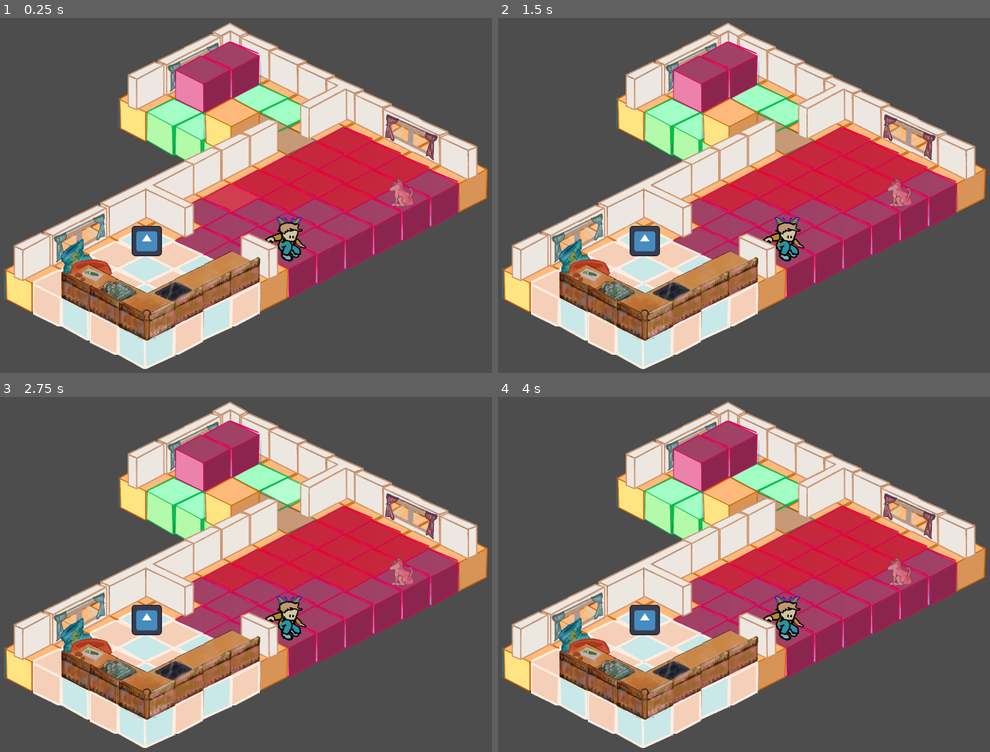
Above: before the commit, frames 1-4 (two rows, left to right).
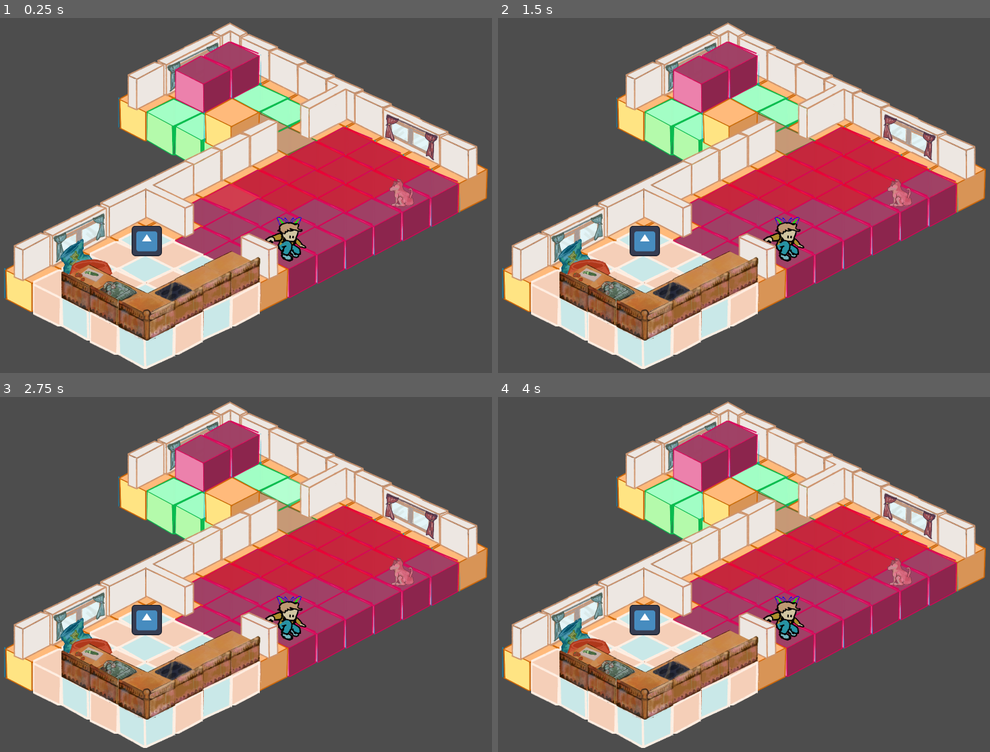
Above: after the commit, the same moments.

Repository: remimorvan/isometric-reverse-heist-simulator-2000
Game: Godot game, scene res://scenes/MainLevel.tscn
Same seed, same stepped clock (60 frames per second), same inputs: the game is played once before the commit and once after it. The engine's default icon, where the game draws it, is replaced by a stand-in: a white triangle on a blue panel in a dark square.
Inputs (mouse positions are in pixels of both pictures, inside the frame that each line leads up to):
- Up to frame 1 (0.25 s): no input
- Up to frame 2 (1.5 s): tap Enter at 0.5 s; move the mouse to (857, 181) at 0.52 s; click (857, 181) at 0.67 s; tap Space at 1.25 s; move the mouse to (630, 223) at 1.27 s; click (630, 223) at 1.42 s
- Up to frame 3 (2.75 s): tap Enter at 2 s; move the mouse to (295, 489) at 2.02 s; click (295, 489) at 2.17 s
- Up to frame 4 (4 s): tap Space at 2.75 s; move the mouse to (714, 666) at 2.77 s; click (714, 666) at 2.92 s; tap Enter at 3.5 s; move the mouse to (901, 645) at 3.52 s; click (901, 645) at 3.67 s

The runs differ from the first frame. In frame 1, 0.6% of the frame differs, in the area x 8-88%, y 5-70%; in frame 2, 0.6%; in frame 3, 0.6%; in frame 4, 0.6%.

Commit message:
Windows avec bg

Diff:
--- a/assets/layer1.tres
+++ b/assets/layer1.tres
@@ -1,18 +1,12 @@
-[gd_resource type="TileSet" load_steps=19 format=3 uid="uid://cbnffwt8jxdgo"]
+[gd_resource type="TileSet" load_steps=15 format=3 uid="uid://cbnffwt8jxdgo"]
 
-[ext_resource type="Texture2D" uid="uid://bgrxnt7l2c0wn" path="res://assets/level/espionD.png" id="1_w5i4g"]
 [ext_resource type="Texture2D" uid="uid://blpd5eaut68bn" path="res://assets/level/kitchen_tileset1.png" id="2_0rtiv"]
 [ext_resource type="Texture2D" uid="uid://tbs27svalvov" path="res://assets/level/proto_tileset.png" id="3_2tq4w"]
 [ext_resource type="Texture2D" uid="uid://cuiiudqigee7g" path="res://assets/level/tile_kitchen.png" id="4_fr7yd"]
 [ext_resource type="Texture2D" uid="uid://bwrcmk366krot" path="res://assets/level/wall_proto_1.png" id="5_w5i4g"]
-[ext_resource type="Texture2D" uid="uid://b1qxqo5a7kq1i" path="res://assets/level/espionG.png" id="6_5fqh4"]
 [ext_resource type="Texture2D" uid="uid://ch3fivva1bna8" path="res://assets/level/fenetres.png" id="7_33tc7"]
 [ext_resource type="Texture2D" uid="uid://dxp6qwnvmjya" path="res://assets/level/fenetre_arriere_plan.png" id="8_71ol0"]
 [ext_resource type="Texture2D" uid="uid://b54v1o3n287u" path="res://assets/level/wall_T_shape.png" id="9_5fqh4"]
-
-[sub_resource type="TileSetAtlasSource" id="TileSetAtlasSource_nijyf"]
-texture = ExtResource("1_w5i4g")
-texture_region_size = Vector2i(480, 240)
 
 [sub_resource type="TileSetAtlasSource" id="TileSetAtlasSource_5fqh4"]
 texture = ExtResource("2_0rtiv")
@@ -73,25 +67,21 @@
 0:1/0/texture_origin = Vector2i(0, 120)
 2:1/0 = 0
 
-[sub_resource type="TileSetAtlasSource" id="TileSetAtlasSource_idqq1"]
-texture = ExtResource("6_5fqh4")
-texture_region_size = Vector2i(480, 240)
-
 [sub_resource type="TileSetAtlasSource" id="TileSetAtlasSource_mb5di"]
 texture = ExtResource("7_33tc7")
 texture_region_size = Vector2i(720, 720)
 0:0/0 = 0
 0:0/0/texture_origin = Vector2i(120, 120)
 1:0/0 = 0
-1:0/0/texture_origin = Vector2i(-118, 110)
-2:0/0 = 0
-2:0/0/texture_origin = Vector2i(50, 105)
+1:0/0/texture_origin = Vector2i(-116, 110)
 3:0/0 = 0
 3:0/0/texture_origin = Vector2i(-70, -15)
 
 [sub_resource type="TileSetAtlasSource" id="TileSetAtlasSource_jwiks"]
 texture = ExtResource("8_71ol0")
-texture_region_size = Vector2i(720, 360)
+texture_region_size = Vector2i(403, 371)
+use_texture_padding = false
+0:0/0 = 0
 
 [sub_resource type="TileSetAtlasSource" id="TileSetAtlasSource_oadfo"]
 texture = ExtResource("9_5fqh4")
@@ -123,8 +113,6 @@
 sources/2 = SubResource("TileSetAtlasSource_33tc7")
 sources/3 = SubResource("TileSetAtlasSource_71ol0")
 sources/4 = SubResource("TileSetAtlasSource_bq7ol")
-sources/0 = SubResource("TileSetAtlasSource_nijyf")
-sources/5 = SubResource("TileSetAtlasSource_idqq1")
 sources/6 = SubResource("TileSetAtlasSource_mb5di")
+sources/8 = SubResource("TileSetAtlasSource_oadfo")
 sources/7 = SubResource("TileSetAtlasSource_jwiks")
-sources/8 = SubResource("TileSetAtlasSource_oadfo")
--- a/scenes/mayson.tscn
+++ b/scenes/mayson.tscn
@@ -1,8 +1,26 @@
-[gd_scene load_steps=4 format=4 uid="uid://bqtadeysdvdy"]
+[gd_scene load_steps=8 format=4 uid="uid://bqtadeysdvdy"]
 
 [ext_resource type="Script" uid="uid://ck4o86td42s4m" path="res://scripts/tilemaps.gd" id="1_m1b3p"]
 [ext_resource type="TileSet" uid="uid://iwr8yvyyljif" path="res://assets/layer0.tres" id="2_svqss"]
 [ext_resource type="TileSet" uid="uid://cbnffwt8jxdgo" path="res://assets/layer1.tres" id="3_m1b3p"]
+[ext_resource type="Texture2D" uid="uid://dxp6qwnvmjya" path="res://assets/level/fenetre_arriere_plan.png" id="4_svqss"]
+
+[sub_resource type="TileSetAtlasSource" id="TileSetAtlasSource_olmxp"]
+texture = ExtResource("4_svqss")
+texture_region_size = Vector2i(403, 371)
+0:0/0 = 0
+0:0/0/texture_origin = Vector2i(-120, 120)
+
+[sub_resource type="TileSetAtlasSource" id="TileSetAtlasSource_svqss"]
+texture = ExtResource("4_svqss")
+texture_region_size = Vector2i(403, 371)
+0:0/0 = 0
+0:0/0/texture_origin = Vector2i(-80, 40)
+
+[sub_resource type="TileSet" id="TileSet_m1b3p"]
+tile_size = Vector2i(480, 240)
+sources/0 = SubResource("TileSetAtlasSource_olmxp")
+sources/1 = SubResource("TileSetAtlasSource_svqss")
 
 [node name="TileMaps" type="Node2D"]
 y_sort_enabled = true
@@ -19,3 +37,9 @@
 tile_map_data = PackedByteArray("AAD9//7/BAACAAAAAAD9//3/BAACAAAAAAD9//z/BAACAAAAAAD5//n/BAAAAAEAAAD6//n/BAAAAAAAAAD7// …(464 unchanged characters)…
 tile_set = ExtResource("3_m1b3p")
 y_sort_origin = 1
+
+[node name="Layer2" type="TileMapLayer" parent="."]
+z_index = 1
+y_sort_enabled = true
+tile_map_data = PackedByteArray("AAD9/wAAAAAAAAAAAAD///r/AAAAAAAAAAADAPz/AQAAAAAAABA=")
+tile_set = SubResource("TileSet_m1b3p")
Not shown: 1 places in scenes/closet_exit.tscn that only renumber resources
Not shown: 1 places in scenes/dog_eating_position.tscn that only renumber resources
